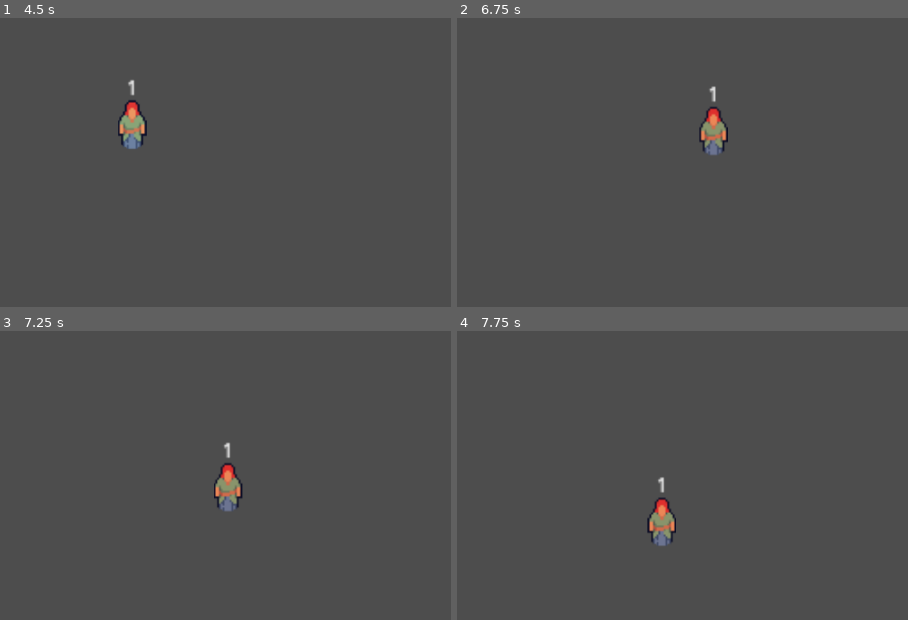
Above: before the commit, frames 1-4 (two rows, left to right).
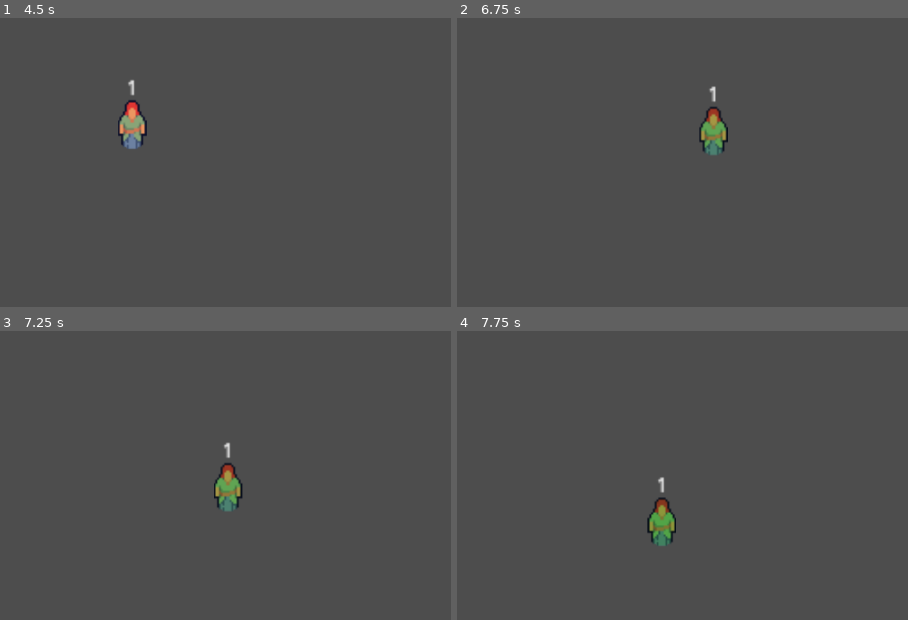
Above: after the commit, the same moments.

Repository: DragonGodotProjects/EventPlanner
Game: Godot game, scene res://test/attendee_demo.tscn
The game is run twice, just before and just after one commit, with the same random seed, the same clock (stepped at 60 frames per second) and the same inputs. This scene is started directly instead of the project's main scene.
Inputs (mouse positions are in pixels of both pictures, inside the frame that each line leads up to):
- Up to frame 1 (4.5 s): tap Enter at 0.5 s; move the mouse to (outside the picture) at 0.52 s; hold Right (ui_right) 0.53-1.25 s; hold Shift 0.53-1.25 s; click (outside the picture) at 0.67 s; drag from (202, 231) to (324, 301) at 1.27 s; move the mouse to (446, 110) at 2.02 s; hold Right (ui_right) 2.03-2.75 s; tap Ctrl at 2.1 s; drag from (324, 301) to (126, 142) at 2.77 s; move the mouse to (outside the picture) at 3.52 s; hold Left (ui_left) 3.53-4.25 s; tap Alt at 3.6 s; drag from (126, 142) to (243, 98) at 4.27 s
- Up to frame 2 (6.75 s): move the mouse to (862, 211) at 5.02 s; hold Down (ui_down) 5.03-5.75 s; hold Shift 5.03-5.75 s; click (862, 211) at 5.17 s; drag from (700, 98) to (659, 231) at 5.77 s; move the mouse to (outside the picture) at 6.52 s; hold Up (ui_up) from 6.53 s (still down); tap Ctrl at 6.6 s
- Up to frame 3 (7.25 s): keep holding Up (ui_up)
- Up to frame 4 (7.75 s): release Up (ui_up) at 7.25 s; drag from (659, 544) to (781, 614) at 7.27 s

Frame 1 is identical in both runs. In frame 2, 0.6% of the frame differs, in the area x 54-60%, y 31-48%; in frame 3, 0.6%; in frame 4, 0.7%, in the area x 42-49%, y 58-75%.
Error after the commit: Cannot call method 'queue_free' on a null value. (res://attendee.gd:64)

Commit message:
added timer control to attendee happiness and ability to average happiness from all attendees

Diff:
--- a/attendee.gd
+++ b/attendee.gd
@@ -3,6 +3,10 @@
 signal attendee_exited(attendee:Attendee)
 
 static var NEXT_ID=1
+
+
+@onready var happiness_change_timer:Timer = null
+@onready var curr_happiness_change:int = 0
 
 @onready var color_node:Sprite2D = $Color
 @onready var label:Label = $Label
@@ -16,9 +20,12 @@
 		id = new_value
 		label.text = str(new_value)
 
+static func is_valid_happiness(new_value):
+	return new_value >=-100 and new_value <= 100
+
 @export var happiness:int = 0:
 	set(new_value):
-		if (new_value >=-100 and new_value <= 100):
+		if is_valid_happiness(new_value):
 			happiness = new_value
 			if happiness > 0:
 					color_node.modulate = Color(0, 1, 0, happiness/100.0)
@@ -38,3 +45,22 @@
 	tween.tween_property(self, "position", new_pos, distance/150)
 	if callback:
 		tween.tween_callback(callback)
+
+func _on_happiness_timer():
+	print("happiness timer")
+	if (is_valid_happiness(happiness+curr_happiness_change)):
+		happiness+=curr_happiness_change
+
+func start_happiness_timer(delta:int, wait_time:float):
+	print("Starting timer")
+	curr_happiness_change = delta
+	happiness_change_timer = Timer.new()
+	happiness_change_timer.wait_time = wait_time
+	happiness_change_timer.timeout.connect(_on_happiness_timer)
+	add_child(happiness_change_timer)
+	happiness_change_timer.start()
+
+func clear_happiness_timer():
+	happiness_change_timer.queue_free()
+	happiness_change_timer = null
+	curr_happiness_change = 0
--- a/event.gd
+++ b/event.gd
@@ -65,6 +65,20 @@
 			all_seated.append_array(table.find_all_attendees_seated())
 	return all_seated
 
+func avg_happiness():
+	var total_happiness:float = 0
+	var attendees:Array[Attendee] = collect_all_attendees_present()
+	if len(attendees) > 0:
+		for attendee in attendees:
+			total_happiness += attendee.happiness
+		return total_happiness/len(attendees)
+	else:
+		return 0
+
+func collect_all_attendees_present():
+	var all:Array[Attendee] = find_all_seated_attendees()
+	all.append_array(waiting_queue.all_attendees())
+	return all
 
 func attendee_waiting_count() -> int:
 	return waiting_queue.get_attendee_count()
--- /dev/null
+++ b/event_controller.tscn
@@ -0,0 +1,7 @@
+[gd_scene format=3 uid="uid://baidt7b74ihy2"]
+
+[ext_resource type="PackedScene" uid="uid://74y5b06xq5vf" path="res://event.tscn" id="1_1ea4a"]
+
+[node name="EventController" type="Node2D" unique_id=1316033310]
+
+[node name="Event" parent="." unique_id=218690963 instance=ExtResource("1_1ea4a")]
--- a/test/attendee_demo.gd
+++ b/test/attendee_demo.gd
@@ -7,6 +7,10 @@
 		attendee.happiness += 10
 	elif event.is_action_pressed("ui_down"):
 		attendee.happiness -= 10
+	elif event.is_action_pressed("ui_left"):
+		attendee.start_happiness_timer(10, 1)
+	elif event.is_action_pressed("ui_right"):
+		attendee.clear_happiness_timer()
 	elif event is InputEventMouseButton:
 		var mouse_event := event as InputEventMouseButton
 		if mouse_event.is_released():
--- a/waiting_queue.gd
+++ b/waiting_queue.gd
@@ -54,3 +54,6 @@
 
 func get_attendee_count():
 	return len(attendees)
+
+func all_attendees():
+	return (attendees.duplicate())
